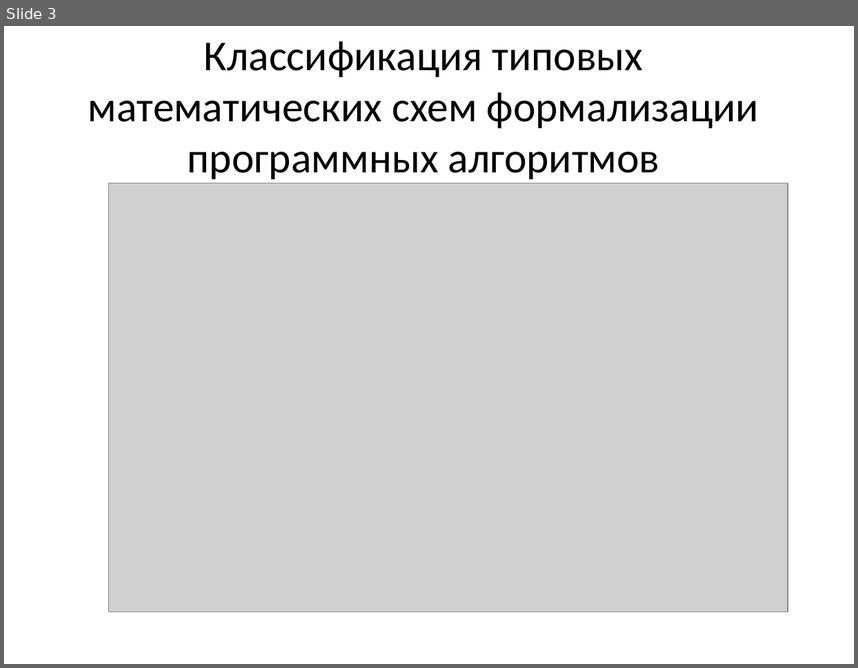
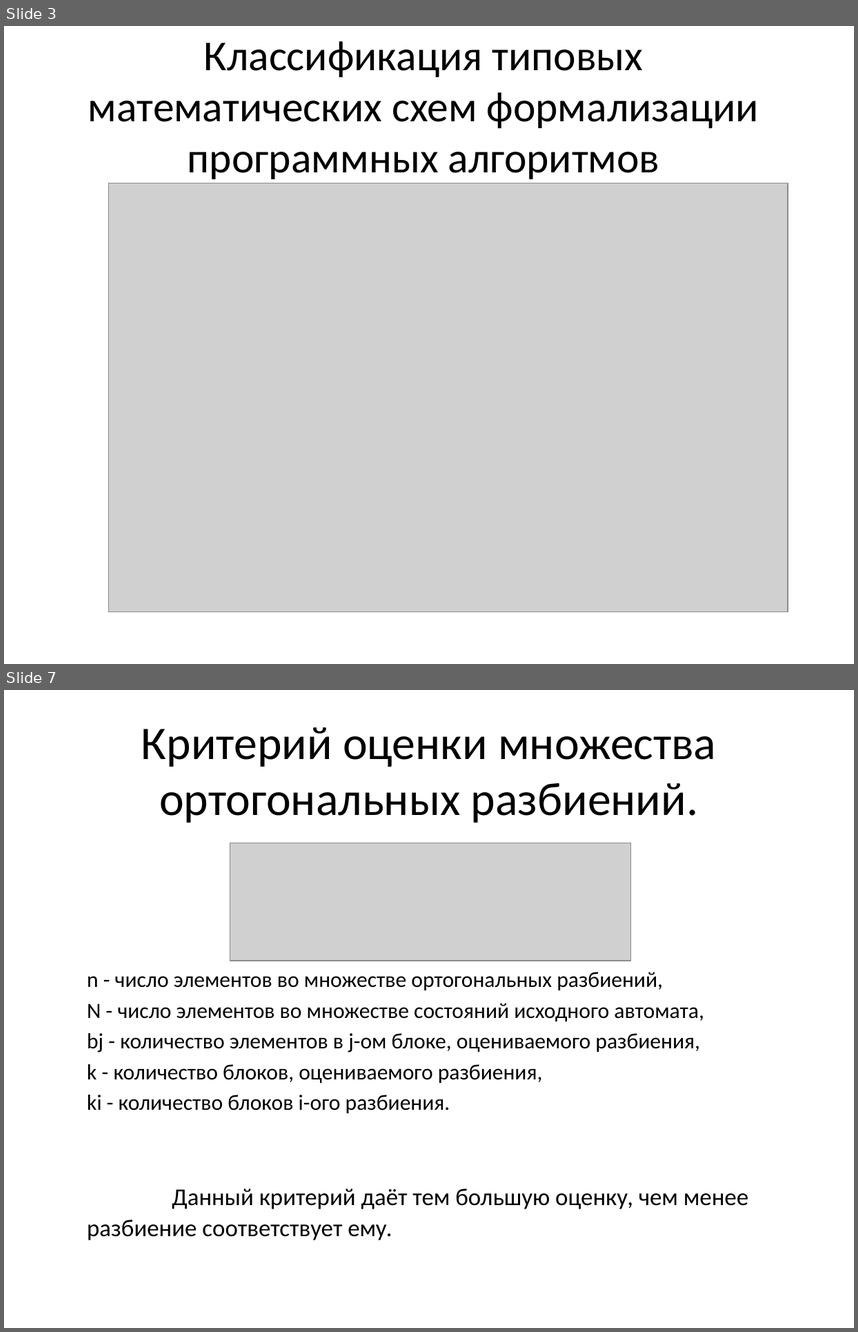
Before and after one commit to erad888/fsm-decompose, a slide deck: Презентация.pptx. Shown one above the other, each under a label of ours: slide 3 before the commit, slides 3 and 7 after it; the slides between them are not shown. The pictures are 858x668 and 858x1332 pixels, drawn with LibreOffice and Linux fonts; fonts in the diff are those of the drawing; grey boxes stand for pictures. Boxes give left, top, right and bottom in pixels: in the first picture for what was removed or moved away, otherwise in the second. Text is boxed around its words. In the diff, an @@ line names an element or a change of style, - is before the commit and + after.

```diff
--- a/Презентация.pptx
+++ b/Презентация.pptx
@@ slide 7 added at box(4, 690, 854, 1328), background #FFFFFF @@
@@ title added at box(141, 727, 716, 822), 39.6 pt, text #000000 @@
+Критерий оценки множества ортогональных разбиений.
@@ picture added at box(230, 843, 631, 961) @@
@@ text added at box(87, 972, 749, 1240), 18.5 pt, text #000000 @@
+n - число элементов во множестве ортогональных разбиений,
+N - число элементов во множестве состояний исходного автомата,
+bj - количество элементов в j-ом блоке, оцениваемого разбиения,
+k - количество блоков, оцениваемого разбиения,
+ki - количество блоков i-ого разбиения.
+Данный критерий даёт тем большую оценку, чем менее разбиение соответствует ему.
```
Also in this commit, not shown: 3 slides changed, 2 other slides added, 6 other files.
